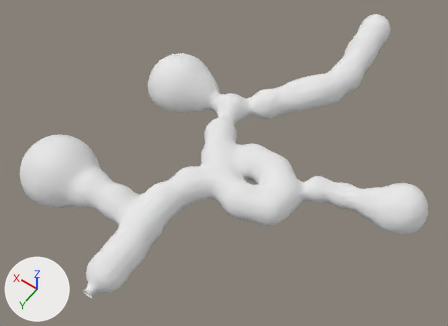
A saved change to the Blender file Blends/Caves/EmeraldIsland/TempleOfTheMoon.blend.
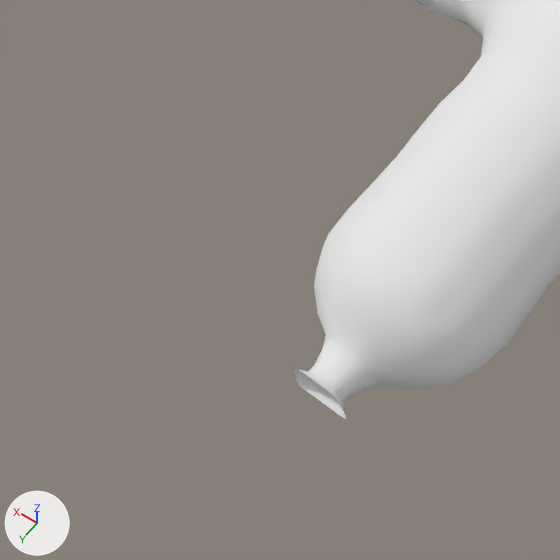
Each version appears first whole from a 50 mm camera at (-11.7, 35.21, 29.58) aimed at (2.82, 14.88, -2.36), and next in a close-up on the part from 6% to 30% of the width and 67% to 100% of the height. Arrows for +X, +Y and +Z are at lower left; the lights stay in place.

Objects in the first close-up: 'Mball.030'.
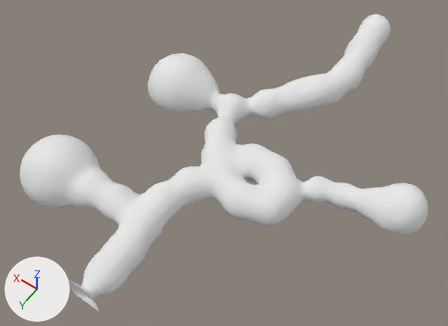
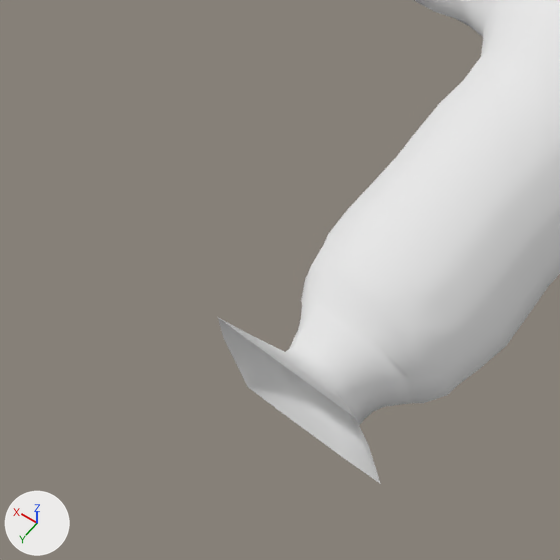
What differs and where, as boxes (x1, y1, x2, y2) in the close-ups (560 x 560 px):
'Mball.030', reshaped: before (292, 0, 560, 420); after (218, 0, 560, 484)
part 1 of me_mesh, built on: before (292, 233, 454, 420); after (218, 233, 458, 484)

Patch to the scene script:
```diff
--- a/Blends/Caves/EmeraldIsland/TempleOfTheMoon.blend.py
+++ b/Blends/Caves/EmeraldIsland/TempleOfTheMoon.blend.py
@@ me_mesh @@
 # used by ob_mball_030; location = (0.0, 0.0, 0.0)
-me_mesh.from_pydata(...)  # 4806 vertices, 5813 faces; spans x -9.8..13.9, y -1.1..26.7, z -3.9..0.9
+me_mesh.from_pydata(...)  # 4814 vertices, 5821 faces; spans x -9.8..13.9, y -1.1..27.0, z -3.9..0.9
+# me_mesh part 1
+# 4 vertices in x 4.6..4.9, y 25.7..25.8, z -3.5..-2.5 move by (0.1, 0.0, 0.0)
+# 4 vertices in x 4.2..4.8, y 25.8..26.4, z -3.5..-3.3 move by (0.1, 0.0, -0.1)
+# 4 vertices in x 3.2..3.8, y 25.8..26.3, z -3.5..-3.4 move by (-0.1, 0.0, -0.1)
+# 4 vertices in x 3.1..3.4, y 25.7..25.8, z -3.5..-2.3 move by (-0.1, 0.0, 0.0)
+# 3 vertices in x 4.2..4.6, y 25.9..26.3, z -3.4..-3.3 move by (0.2, 0.0, -0.1)
+# 3 vertices in x 3.7..3.8, y 26.4..26.6, z -3.0 move by (-0.3, 0.1, 0.2)
+# 62 vertices move from x 3.1..4.6, y 25.7..26.7, z -3.4..-2.2 to x 2.9..4.9, y 25.7..26.9, z -3.5..-2.1
+# 8 vertices are added at x 2.9..5.1, y 27.0, z -3.7..-2.0
+# 8 new faces join them
 me_mesh.materials.append(mat_walls)
```
